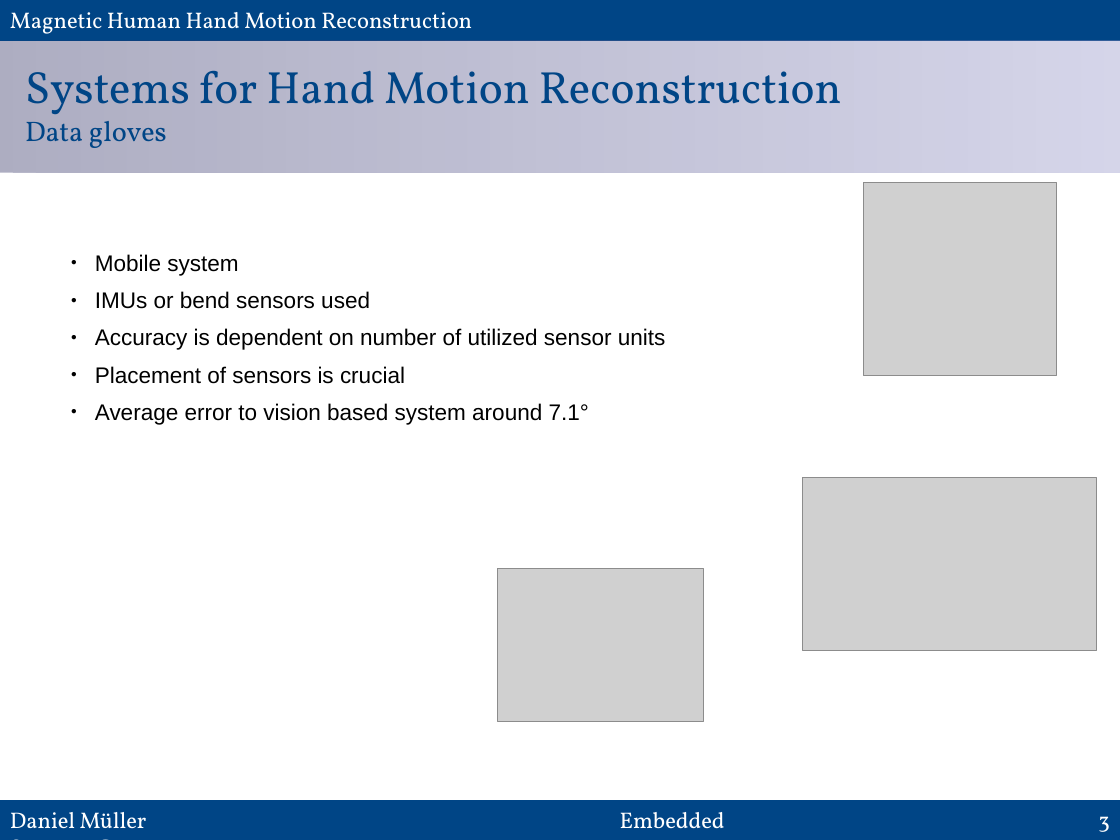
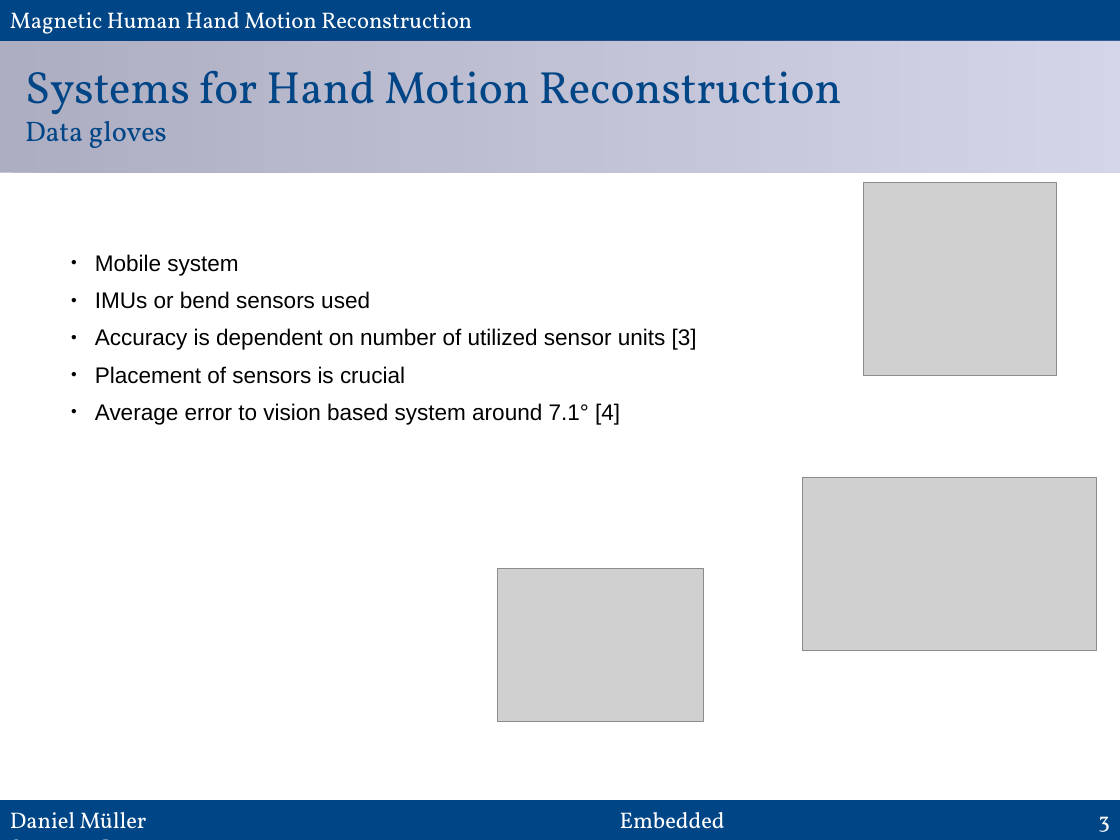
Before and after one commit to MuellerDaniel/SensGlove, a slide deck: slide 3 of praes/preasi.odp. Drawn at 1120x840 pixels with LibreOffice and Linux fonts; fonts in the diff are those of the drawing; grey boxes stand for pictures. Boxes give left, top, right and bottom in pixels: in the first picture for what was removed or moved away, otherwise in the second. Text is boxed around its words. In the diff, an @@ line names an element or a change of style, - is before the commit and + after.

```diff
--- a/praes/preasi.odp
+++ b/praes/preasi.odp
@@ text at (x1=95, y1=328, x2=697, y2=350): text changed @@
-● Accuracy is dependent on number of utilized sensor units
+● Accuracy is dependent on number of utilized sensor units [3]
@@ text at (x1=95, y1=403, x2=620, y2=425): text changed @@
-● Average error to vision based system around 7.1°
+● Average error to vision based system around 7.1° [4]
```
Also in this commit, not shown: 12 other slides changed, 3 slides added, 3 slides removed.
